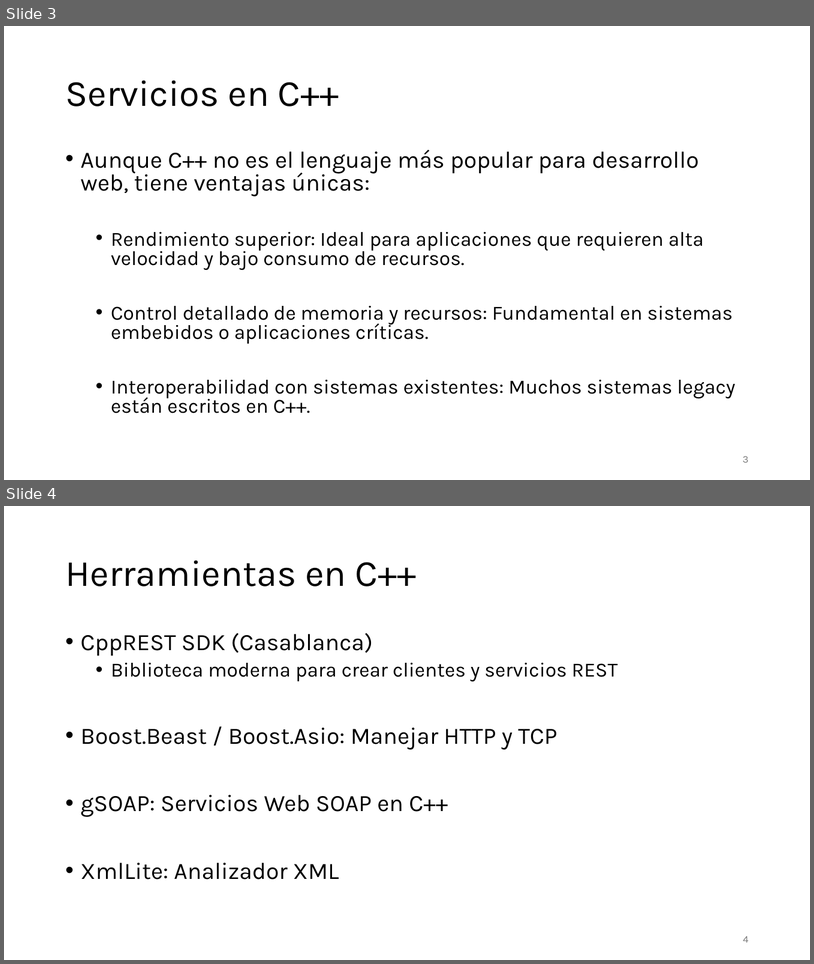
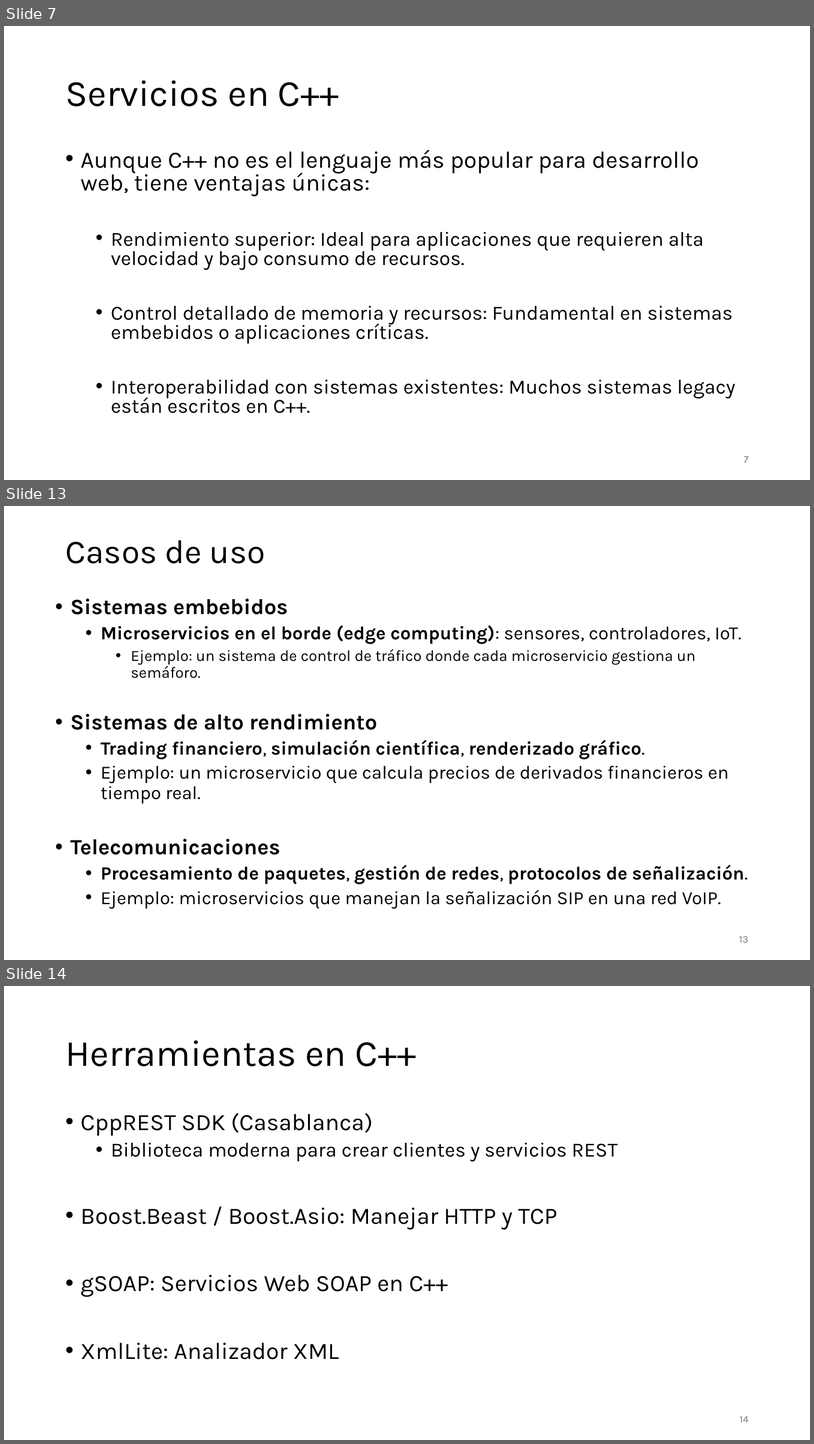
Before and after one commit to aldebarran22/CURSO_CPP_SERVICIOS_30H, a slide deck: doc/1_Introduccion a los servicios Web en Cpp.pptx. Shown one above the other, each under a label of ours: slides 3 and 4 before the commit, slides 7, 13 and 14 after it; the slides between them are not shown. The pictures are 814x964 and 814x1444 pixels, drawn with LibreOffice and Linux fonts; fonts in the diff are those of the drawing. Boxes give left, top, right and bottom in pixels: in the first picture for what was removed or moved away, otherwise in the second. Text is boxed around its words. In the diff, an @@ line names an element or a change of style, - is before the commit and + after.

```diff
--- a/doc/1_Introduccion a los servicios Web en Cpp.pptx
+++ b/doc/1_Introduccion a los servicios Web en Cpp.pptx
@@ slide 13 added at [4, 506, 810, 960], background #FFFFFF @@
@@ title added at [65, 540, 266, 564], 39.6 pt, text #000000 @@
+Casos de uso
@@ text added at [71, 598, 748, 908], 22.2 pt, text #000000 @@
+• Sistemas embebidos
+  • Microservicios en el borde (edge computing): sensores, controladores, IoT.
+    • Ejemplo: un sistema de control de tráfico donde cada microservicio gestiona un semáforo.
+• Sistemas de alto rendimiento
+  • Trading financiero, simulación científica, renderizado gráfico.
+  • Ejemplo: un microservicio que calcula precios de derivados financieros en tiempo real.
+• Telecomunicaciones
+  • Procesamiento de paquetes, gestión de redes, protocolos de señalización.
+  • Ejemplo: microservicios que manejan la señalización SIP en una red VoIP.
@@ page number added at [740, 936, 749, 942], 12 pt, text #797979 @@
+13
@@ what was slide 3 is now slide 7 @@
@@ page number at [744, 456, 749, 462]: text changed @@
-3
+7
@@ what was slide 4 is now slide 14 @@
@@ page number at [740, 1416, 749, 1422]: text changed @@
-4
+14
```
Also in this commit, not shown: 17 other slides added, 44 other files.
